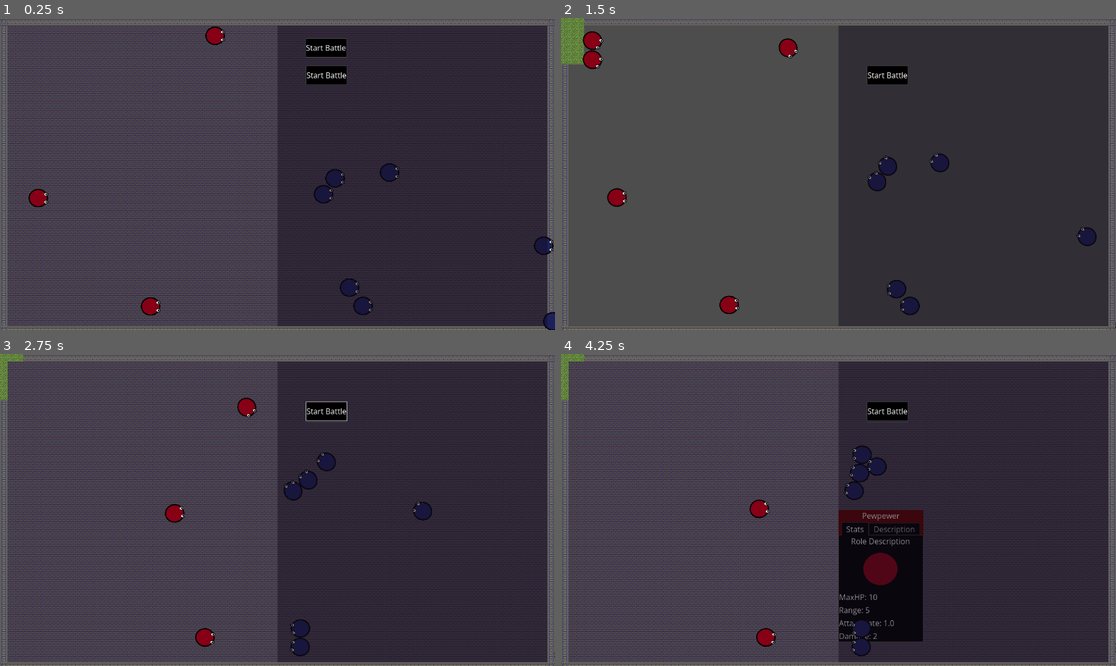
Above: before the commit, frames 1-4 (two rows, left to right).
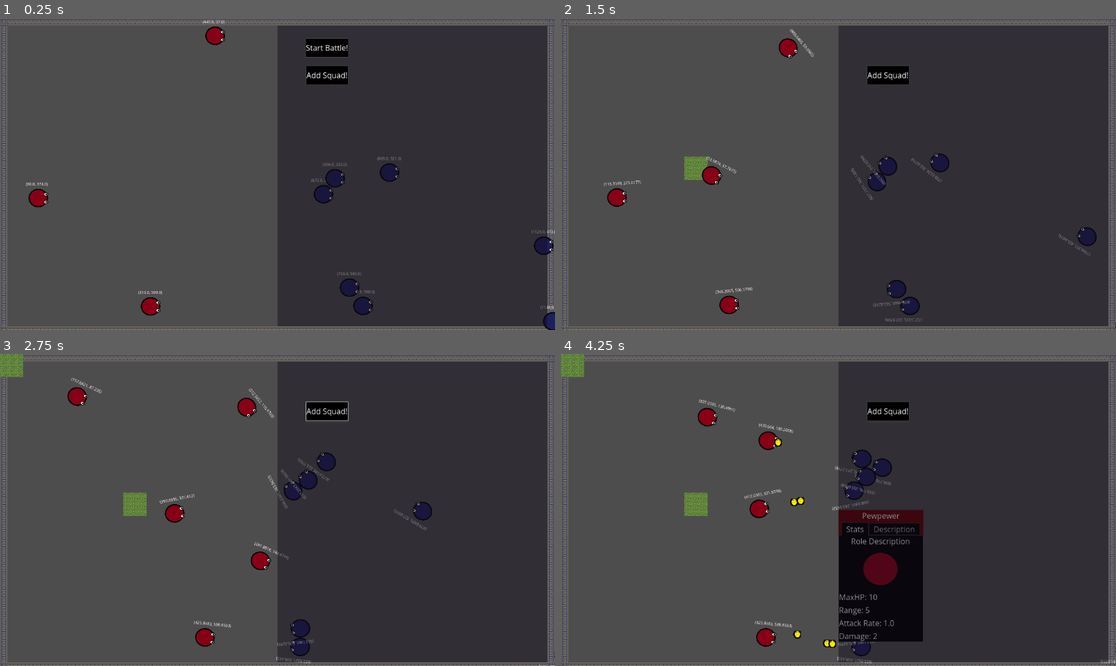
Above: after the commit, the same moments.

Repository: Cuppit/auto-battler
Game: Godot game, scene res://scenes/battlemap/battle_map.tscn
Same seed, same stepped clock (60 frames per second), same inputs: the game is played once before the commit and once after it. This scene is started directly instead of the project's main scene. The engine's default icon, where the game draws it, is replaced by a stand-in: a white triangle on a blue panel in a dark square.
Inputs (mouse positions are in pixels of both pictures, inside the frame that each line leads up to):
- Up to frame 1 (0.25 s): no input
- Up to frame 2 (1.5 s): click "Start Battle" (after the commit: "Add Squad!") at 0.5 s; click "Start Battle" (after the commit: "Start Battle!") at 1.25 s
- Up to frame 3 (2.75 s): click "Start Battle" (after the commit: "Add Squad!") at 2 s
- Up to frame 4 (4.25 s): click "Start Battle" (after the commit: "Add Squad!") at 2.75 s; move the mouse to (766, 637) at 3.52 s; press the mouse at (766, 637) at 3.53 s

The runs differ from the first frame. In frame 1, 12% of the frame differs, in the area x 1-100%, y 0-99%; in frame 2, 1.8%; in frame 3, 13%; in frame 4, 13%, in the area x 0-100%, y 2-100%.

Commit message:
Picked project back up

Diff:
--- a/project.godot
+++ b/project.godot
@@ -10,7 +10,7 @@
 
 [application]
 
-config/name="auto-battler-"
+config/name="auto-battler"
 config/description="Autobattler loosely inspired by other \"auto-chess\" games."
 config/version="0.0.1"
 run/main_scene="uid://dq3udkwiaffbm"
--- a/scenes/battlemap/battle_map.gd
+++ b/scenes/battlemap/battle_map.gd
@@ -2,13 +2,28 @@
 ## This scene manages a battle as it unfolds.
 
 var pewpewer = preload("res://scenes/pewpewer/pewpewer.tscn")
+var squad = preload("res://scenes/squad/squad.tscn")
 var pewpewer_squad = preload("res://scenes/squad/inherited/pewpewer_squad.tscn")
 
+## Each team squad array holds the list of squads that exist on that
+## respective team.
+
+var test_squad
+
+
+var team1_squads:Array = []
+var team2_squads:Array = []
+
+
+## The zone representing the whole map.
+var map_zone:Zone
 var team1_field:Zone
 var team2_field:Zone
 
-var zone_manager = ZoneManager.new()
+# var zone_manager = ZoneManager.new()
 
+## Used in algorithm for adding squads to a team's army
+enum CurrDirection {EAST,NORTH,WEST,SOUTH,}
 
 
 @onready var timer = $Timer
@@ -20,7 +35,9 @@
 
 
 func _ready():
-
+	#test_squad = squad.instantiate()
+	## Ensure instance exists as a child of the map scene
+	#add_child(test_squad)
 	team1_field = Zone.new("team1_field", Vector2i(1,1), Vector2i(35,39))
 	team2_field = Zone.new("team2_field", Vector2i(36,1), Vector2i(70,39))
 
@@ -44,19 +61,101 @@
 	timer.start()
 
 
+## Reposition/redraw
+func refresh_squad_positions():
+	for squad in team1_squads:
+		#squad.position = team1_squads[squad]
+		squad.position = Vector2i(squad.map_pos.x*Global.CELL_PX_SIZE, squad.map_pos.y*Global.CELL_PX_SIZE)
+		print("Squad ",squad," position after refreshing squad positions:",squad.position)
+
+
 func unit_clicked_on(unit):
 	player_camera.display_unit_stats(unit)
 
 
 func add_test_squad():
-	var test_squad = pewpewer_squad.instantiate()
-	# Find a spot closest to the center of the map where the squad
-	# would fit
-	# 	-get center of the map
-	#	-search for
-
+	test_squad = squad.instantiate()
+	## Ensure instance exists as a child of the map scene
 	add_child(test_squad)
 
+	## adds the squad to the respective team
+	add_squad(test_squad)
+
+
+## Adds squadron "toadd" to the field
+func add_squad(toadd):
+	var curr_dir = CurrDirection.EAST
+
+	## First, get the center of the zone we're trying to place inside of
+	var mid_x = int(team1_field.bottom_right.x/2)
+	var mid_y = int(team1_field.bottom_right.y/2)
+
+	## Next, get the center of the zone of the squad that's being placed
+	var sq_mid_x = int(toadd.squad_zone_width/2)
+	var sq_mid_y = int(toadd.squad_zone_height/2)
+
+	## Use this to calculate the starting point
+	var pt_x = mid_x - sq_mid_x
+	var pt_y = mid_y - sq_mid_y
+	print("Starting point in searching for place to put squad:",pt_x,",",pt_y)
+	var curr_rect
+	## Iterate over every squad currently present on the team, and check if there's
+	## any overlap.  If there is, adjust current starting point, and try again.
+
+	## How much to increment per step when searching in a spiral direction
+	var inc_val = 1
+	var steps_to_turn = 1
+
+	var still_searching=true
+
+	if len(team1_squads)==0:
+		print("Found a spot, GONNA ADD THE SQUAD!")
+		still_searching=false
+		toadd.map_pos = Vector2(pt_x, pt_y)
+		team1_squads.append(toadd)
+		#team1_squads[toadd]=Vector2i(pt_x,pt_y)
+		print("Squad position after adding:(",toadd.position.x,",",toadd.position.y,")")
+		print("Total squads on this team: ",len(team1_squads))
+
+	while pt_x>=0 and pt_x<team1_field.bottom_right.x and pt_y>=0 and pt_y<team1_field.bottom_right.y and still_searching:
+		curr_rect = Rect2i(Vector2i(pt_x,pt_y),Vector2i(pt_x+toadd.squad_zone_width,pt_y+toadd.squad_zone_height))
+		still_searching=false
+		for squad in team1_squads:
+			if curr_rect.intersects(squad.rect_at(Vector2i(pt_x,pt_y))):
+				still_searching=true
+				print("can't place at ",Vector2i(pt_x,pt_y),", finding different spot:")
+				## can't place here, find a different spot
+				if curr_dir == CurrDirection.EAST:
+					pt_x+=1
+				elif curr_dir == CurrDirection.NORTH:
+					pt_y-=1
+				elif curr_dir == CurrDirection.WEST:
+					pt_x-=1
+				elif curr_dir == CurrDirection.SOUTH:
+					pt_y+=1
+
+				inc_val -= 1
+				if inc_val <= 0:
+					steps_to_turn+=1
+					inc_val=steps_to_turn
+					if curr_dir == CurrDirection.EAST:
+						CurrDirection.NORTH
+					elif curr_dir == CurrDirection.NORTH:
+						CurrDirection.WEST
+					elif curr_dir == CurrDirection.WEST:
+						CurrDirection.SOUTH
+					elif curr_dir == CurrDirection.SOUTH:
+						CurrDirection.EAST
+
+				break
+		if not still_searching:
+			print("Found a spot, GONNA ADD THE SQUAD!")
+			still_searching=false
+			toadd.map_pos = Vector2i(pt_x,pt_y)
+			team1_squads.append(toadd)
+			print("Squad position after adding:(",toadd.position.x,",",toadd.position.y,")")
+			print("Total squads on this team: ",len(team1_squads))
+	refresh_squad_positions()
 
 
 func _on_btn_start_battle_pressed():
@@ -65,5 +164,4 @@
 
 
 func _on_btn_add_squad_pressed():
-	## Adds
 	add_test_squad()
--- a/scenes/battlemap/battle_map.tscn
+++ b/scenes/battlemap/battle_map.tscn
@@ -12,7 +12,7 @@
 tile_set = ExtResource("1_tdwyn")
 
 [node name="Floor" type="TileMapLayer" parent="."]
-z_index = 1
+visible = false
 tile_map_data = PackedByteArray("AAABAAEAAAABAA0AAAABAAMAAAABAA0AAAABAAQAAAABAA0AAAABAAUAAAABAA0AAAABAAYAAAABAA0AAAABAA …(43600 unchanged characters)…
 tile_set = ExtResource("1_tdwyn")
 collision_enabled = false
@@ -25,7 +25,6 @@
 collision_enabled = false
 
 [node name="Timer" type="Timer" parent="."]
-autostart = true
 
 [node name="DebugLabel" type="RichTextLabel" parent="."]
 offset_left = 800.0
@@ -41,7 +40,7 @@
 offset_top = 42.0
 offset_right = 720.0
 offset_bottom = 82.0
-text = "Start Battle"
+text = "Start Battle!"
 
 [node name="btnAddSquad" type="Button" parent="."]
 z_index = 5
@@ -49,7 +48,7 @@
 offset_top = 99.0
 offset_right = 721.0
 offset_bottom = 139.0
-text = "Start Battle"
+text = "Add Squad!"
 
 [connection signal="timeout" from="Timer" to="." method="_on_timer_timeout"]
 [connection signal="pressed" from="btnStartBattle" to="." method="_on_btn_start_battle_pressed"]
--- /dev/null
+++ b/scenes/debug/debug_scene.gd
@@ -0,0 +1,10 @@
+extends Node2D
+
+var squad = preload("res://scenes/squad/squad.tscn")
+
+
+func _ready():
+	var somesquad = squad.instantiate()
+	add_child(somesquad)
+	somesquad.position = Vector2i(256.0, 256.0)
+	print("Position of somesquad: ",somesquad.position)
--- /dev/null
+++ b/scenes/debug/debug_scene.tscn
@@ -0,0 +1,6 @@
+[gd_scene load_steps=2 format=3 uid="uid://8sgne2k0qeuf"]
+
+[ext_resource type="Script" uid="uid://cs3sil26ta6sc" path="res://scenes/debug/debug_scene.gd" id="1_uv15u"]
+
+[node name="DebugScene" type="Node2D"]
+script = ExtResource("1_uv15u")
--- a/scenes/pewpewer/pewpewer.gd
+++ b/scenes/pewpewer/pewpewer.gd
@@ -4,6 +4,7 @@
 
 @onready var body_sprite = $BodySprite
 @onready var attack_cooldown = $AttackCooldown
+@onready var lbl_pos_debug = $lblPosDebug
 
 var unit_name = "Pewpewer"
 
@@ -33,6 +34,8 @@
 	pass
 
 func _process(delta):
+	if lbl_pos_debug.visible:
+		lbl_pos_debug.text = str(position)
 	if Global.battle_is_active:
 		if health <= 0:
 			## Character dies when HP is 0
--- a/scenes/pewpewer/pewpewer.tscn
+++ b/scenes/pewpewer/pewpewer.tscn
@@ -42,4 +42,11 @@
 [node name="CollisionShape2D2" type="CollisionShape2D" parent="ClickableArea"]
 shape = SubResource("CircleShape2D_trl7k")
 
+[node name="lblPosDebug" type="Label" parent="."]
+offset_left = -52.0
+offset_top = -70.0
+offset_right = 60.0
+offset_bottom = 51.0
+text = "POS: (0,0)"
+
 [connection signal="input_event" from="ClickableArea" to="." method="_on_clickable_area_input_event"]
--- a/scenes/squad/squad.gd
+++ b/scenes/squad/squad.gd
@@ -1,4 +1,19 @@
 extends Node2D
+
+## Position on the mapf
+var map_pos:Vector2 = Vector2(-1,-1)
+
+var zone:Zone:
+	get:
+		return Zone.new("squadzone",Vector2i(0,0),Vector2i(squad_zone_width-1,squad_zone_width-1))
+
+## Flag indicating whether a squad is locked into a position on it's map
+## (e.g. prevented from being repositioned by the player)
+var locked_in = false
 
 @export var squad_zone_width:int = 3
 @export var squad_zone_height:int = 3
+
+## Returns a Rect2Di starting at the given coordinate
+func rect_at(pos_to_check:Vector2i):
+	return Rect2i(pos_to_check,Vector2i(squad_zone_width-1,squad_zone_height-1)+pos_to_check)
--- a/supporting_scripts/global.gd
+++ b/supporting_scripts/global.gd
@@ -2,6 +2,12 @@
 
 const BASE_MAP_WIDTH = 1152
 const BASE_MAP_HEIGHT = 648
+
+## The tiles this game uses are 16x16 pixels, so actual/graphical positions
+## of units during placement use this when figuring out "true" location
+## on the game map
+const CELL_PX_SIZE=16
+
 
 ## Flag units check in _process() method to determine if they should
 ## be acting or not
--- a/supporting_scripts/zone.gd
+++ b/supporting_scripts/zone.gd
@@ -1,5 +1,13 @@
 class_name Zone
 extends Resource
+
+## The zones will be the data representation of the maps, as well as the
+## squad spaces.  The tileset used in this game has 16x16 pixel cells.  So,
+## CELL_PX_SIZE will be used when calculating graphical representations
+## later.
+
+
+const CELL_PX_SIZE=16
 
 @export var name: String
 @export var top_left: Vector2i
Renamed: devdocs/2025/August/20250824_proposal.txt -> devdocs/2025/08 (August)/20250824_proposal.txt
Renamed: devdocs/2025/August/20250825_gameloop.txt -> devdocs/2025/08 (August)/20250825_gameloop.txt
Renamed: devdocs/2025/August/20250827_z-order.txt -> devdocs/2025/08 (August)/20250827_z-order.txt
Renamed: devdocs/2025/August/20250828_clickability.txt -> devdocs/2025/08 (August)/20250828_clickability.txt
Renamed: devdocs/2025/September/20250903_what-to-polish.txt -> devdocs/2025/09 (September)/20250903_what-to-polish.txt
Renamed: devdocs/2025/September/20250905_placing-units.txt -> devdocs/2025/09 (September)/20250905_placing-units.txt
Renamed: devdocs/2025/September/20250906_recall.txt -> devdocs/2025/09 (September)/20250906_recall.txt
Not shown, added: devdocs/2025/09 (September)/20250907_implementation.txt
Not shown, added: devdocs/2025/11 (November)/20251128_add-squad-code.txt
Not shown, added: devdocs/2025/11 (November)/20251129_fix-search.txt
Not shown, added: devdocs/2025/11 (November)/20251130_different-coordinate-spaces.txt
Not shown, added: scenes/debug/debug_scene.gd.uid
